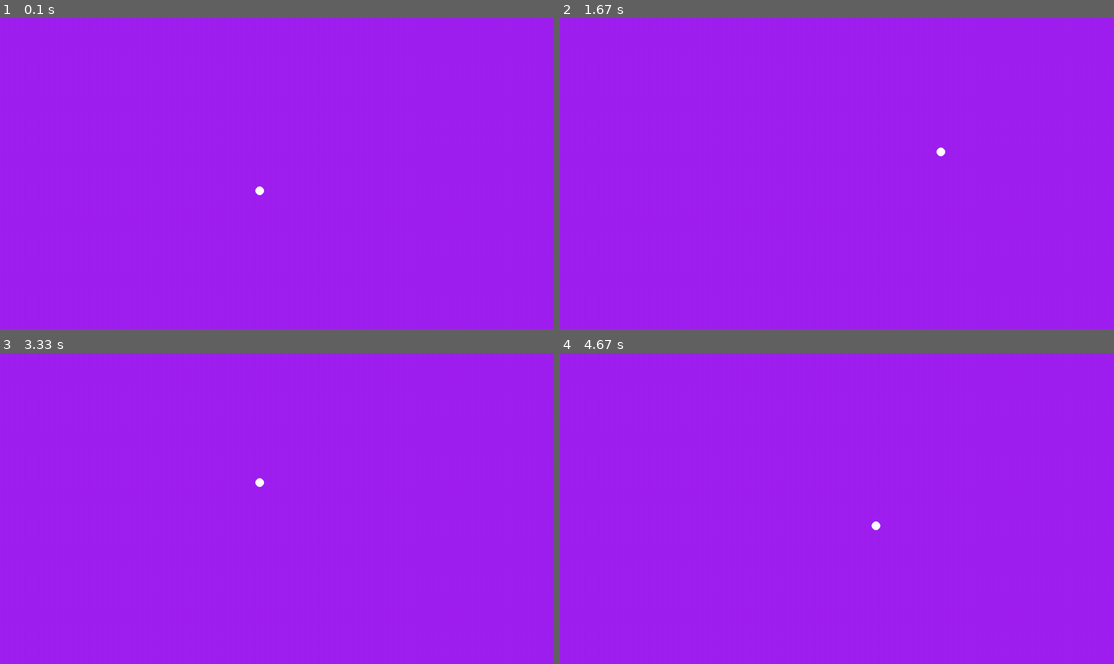
Above: before the commit, frames 1-4 (two rows, left to right).
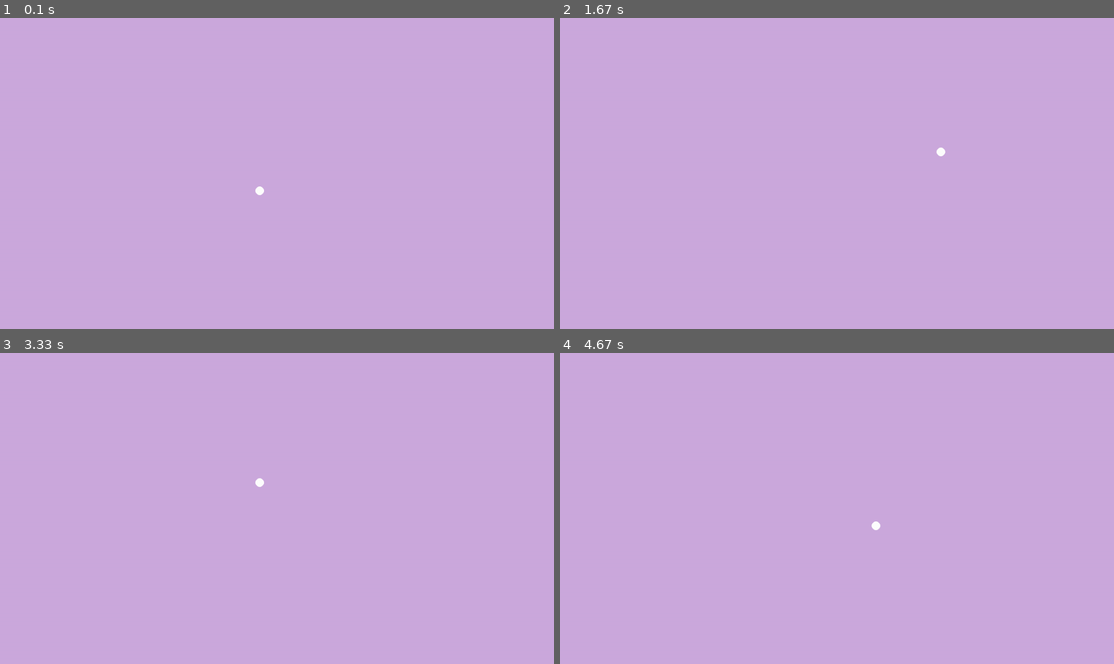
Above: after the commit, the same moments.

Repository: Jinnlk/pygame
Game: pygame game, started from main.py
Two runs of this game, one before a commit and one after it. Both use one fixed random seed, a clock stepped at 60 frames per second and the inputs below.
Inputs:
- Up to frame 1 (0.1 s): no input
- Up to frame 2 (1.67 s): hold D 0.33-0.8 s; hold W 0.83-1.13 s; hold D 1.17-1.63 s
- Up to frame 3 (3.33 s): hold A 1.67-2.2 s; hold S 2.23-2.53 s; hold A 2.57-2.97 s; hold W from 3 s (still down)
- Up to frame 4 (4.67 s): release W at 3.37 s; hold D 3.4-4.03 s; hold S 4.07-4.43 s; hold A from 4.47 s (still down)

The runs differ from the first frame. In frame 1, 100% of the frame differs, in the area x 0-100%, y 0-100%; in frame 2, 100%; in frame 3, 100%; in frame 4, 100%.

Commit message:
added movement barriers

Diff:
--- a/main.py
+++ b/main.py
@@ -9,7 +9,7 @@
 pygame.init()
 screen = pygame.display.set_mode((1280, 720))
 player_pos = pygame.Vector2(600, 400)
-screen.fill("purple")
+screen.fill([204, 169, 221])
 
 # function to game duration
 def check_time():
@@ -18,17 +18,17 @@
 # game state loop, runs until game is over
 while not GAME_OVER:
 
-    screen.fill("purple")
+    screen.fill([204, 169, 221])
 
     # movement tech, checks for key presses and moves avatar accordingly
     keys = pygame.key.get_pressed()
-    if keys[pygame.K_w]:
+    if player_pos.y > 0 and keys[pygame.K_w]:
         player_pos.y -= 5
-    if keys[pygame.K_s]:
+    if player_pos.y < HEIGHT and keys[pygame.K_s]:
         player_pos.y += 5
-    if keys[pygame.K_a]:
+    if player_pos.x > 0 and keys[pygame.K_a]:
         player_pos.x -= 5
-    if keys[pygame.K_d]:
+    if player_pos.x < WIDTH and keys[pygame.K_d]:
         player_pos.x += 5
 
     # renders display according to new avatar location
